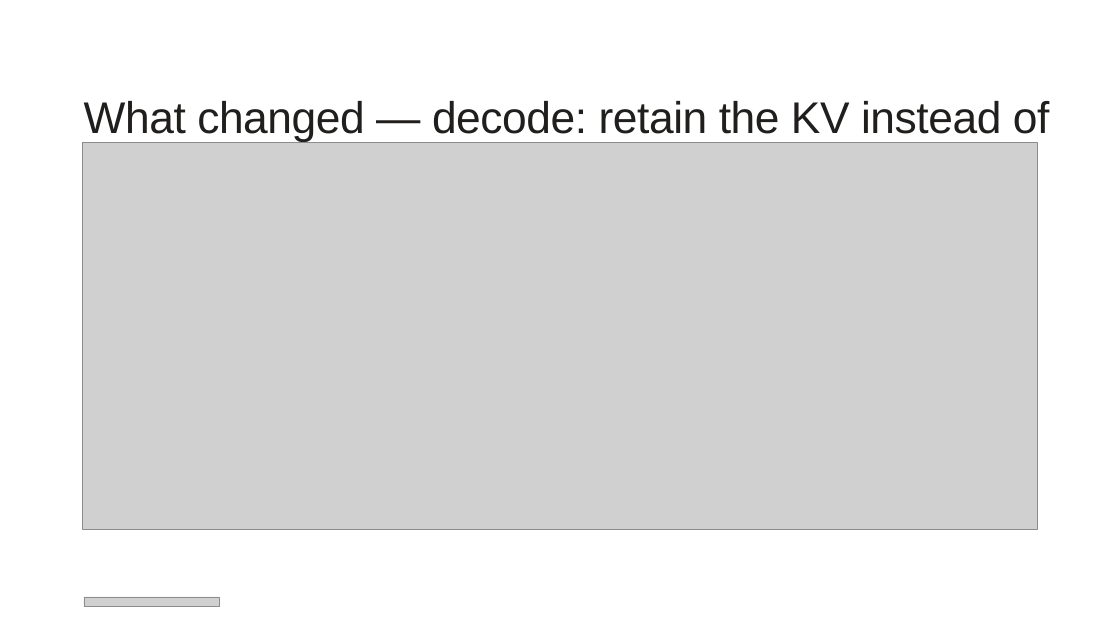
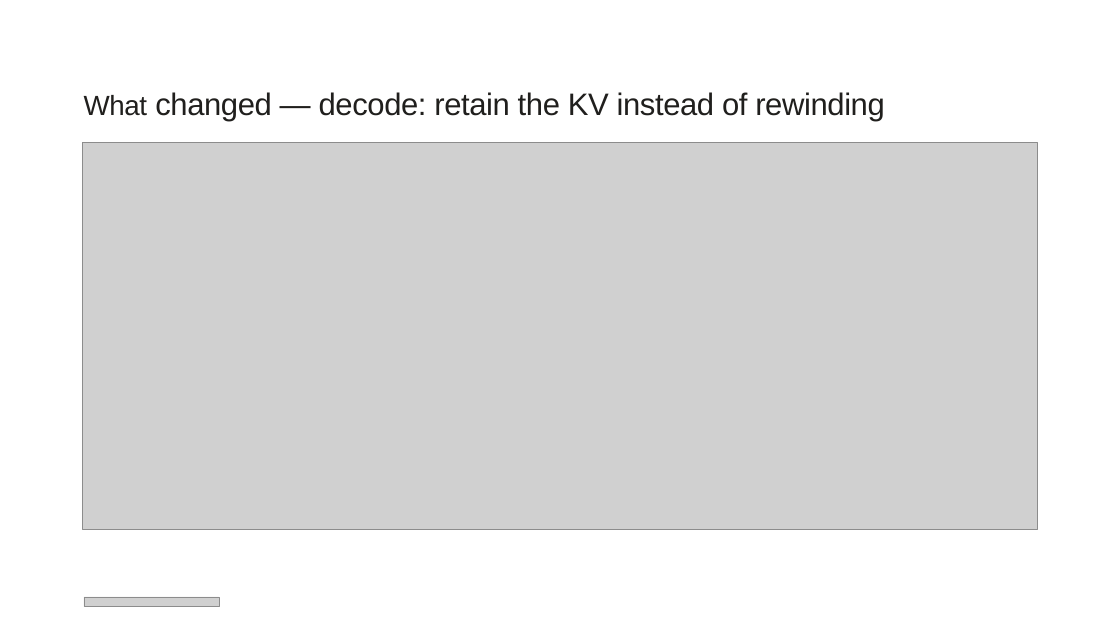
Before and after one commit to happyandslow/agent-memory, a slide deck: slide 9 of projects/WaferEngine-staging/meetings/2026-07-20.pptx (slide 5 before the commit). Drawn at 1120x630 pixels with LibreOffice and Linux fonts; fonts in the diff are those of the drawing; grey boxes stand for pictures. Boxes give left, top, right and bottom in pixels: in the first picture for what was removed or moved away, otherwise in the second. Text is boxed around its words. In the diff, an @@ line names an element or a change of style, - is before the commit and + after.

```diff
--- a/projects/WaferEngine-staging/meetings/2026-07-20.pptx
+++ b/projects/WaferEngine-staging/meetings/2026-07-20.pptx
@@ text "What changed — decode: retain ..." at (84,92,885,122): size 57 to 35.7 pt in "What"; size 57 to 39.9 pt; line spacing 0.9 to 0.7 @@
```
Also in this commit, not shown: 6 other slides changed, 6 slides added, 13 other files.
